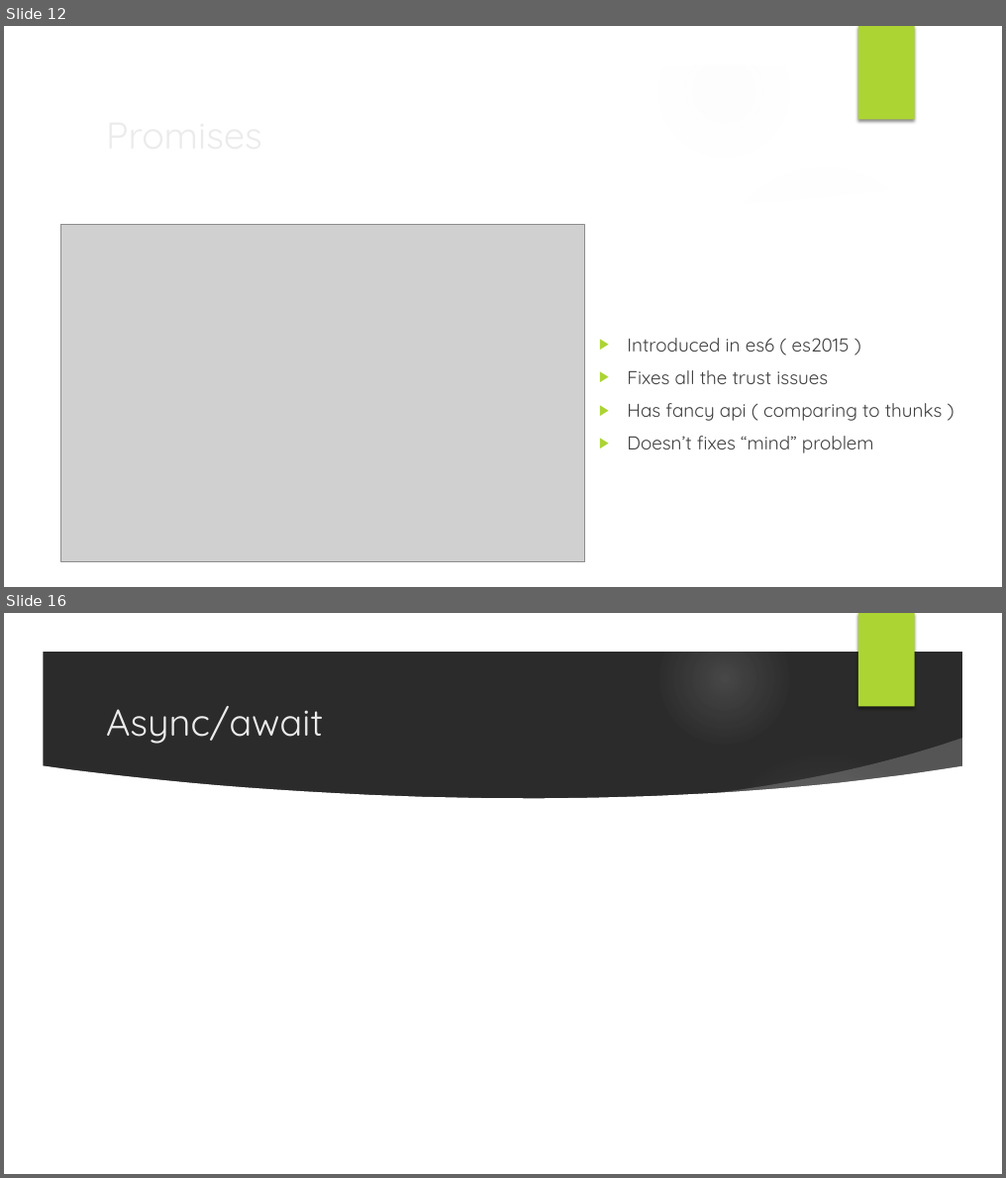
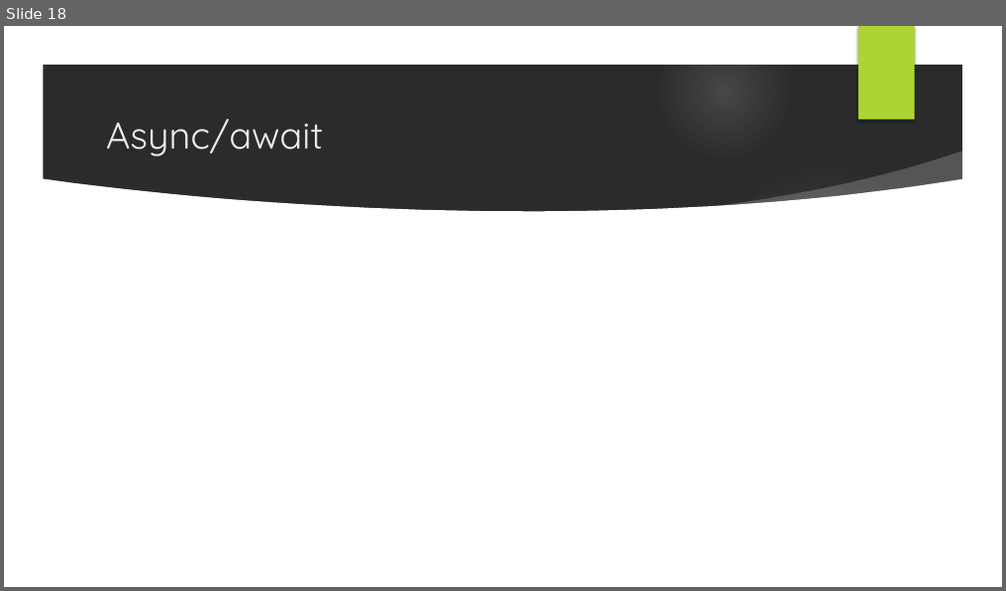
Before and after one commit to muxahuk/asyncJs, a slide deck: Asynchronous JavaScript.pptx. Shown one above the other, each under a label of ours: slides 12 and 16 before the commit, slide 18 after it; the slides between them are not shown. The pictures are 1006x1178 and 1006x591 pixels, drawn with LibreOffice and Linux fonts; fonts in the diff are those of the drawing; grey boxes stand for pictures; background and template pictures are left out; a plain dark background stands for a picture behind light text. Boxes give left, top, right and bottom in pixels: in the first picture for what was removed or moved away, otherwise in the second. Text is boxed around its words. In the diff, an @@ line names an element or a change of style, - is before the commit and + after.

```diff
--- a/Asynchronous JavaScript.pptx
+++ b/Asynchronous JavaScript.pptx
@@ slide 12 removed at (x1=4, y1=26, x2=1002, y2=587), background picture (left out); not listed: 9 template elements that a slide beside it also shows @@
@@ title removed at (x1=98, y1=105, x2=816, y2=163) @@
-Promises
@@ picture removed at (x1=61, y1=225, x2=585, y2=563) @@
@@ text removed at (x1=627, y1=338, x2=943, y2=454) @@
-▶ Introduced in es6 ( es2015 )
-▶ Fixes all the trust issues
-▶ Has fancy api ( comparing to thunks )
-▶ Doesn’t fixes “mind” problem
@@ what was slide 16 is now slide 18 @@
```
Also in this commit, not shown: 7 slides changed, 8 slides added, 5 other slides removed.
